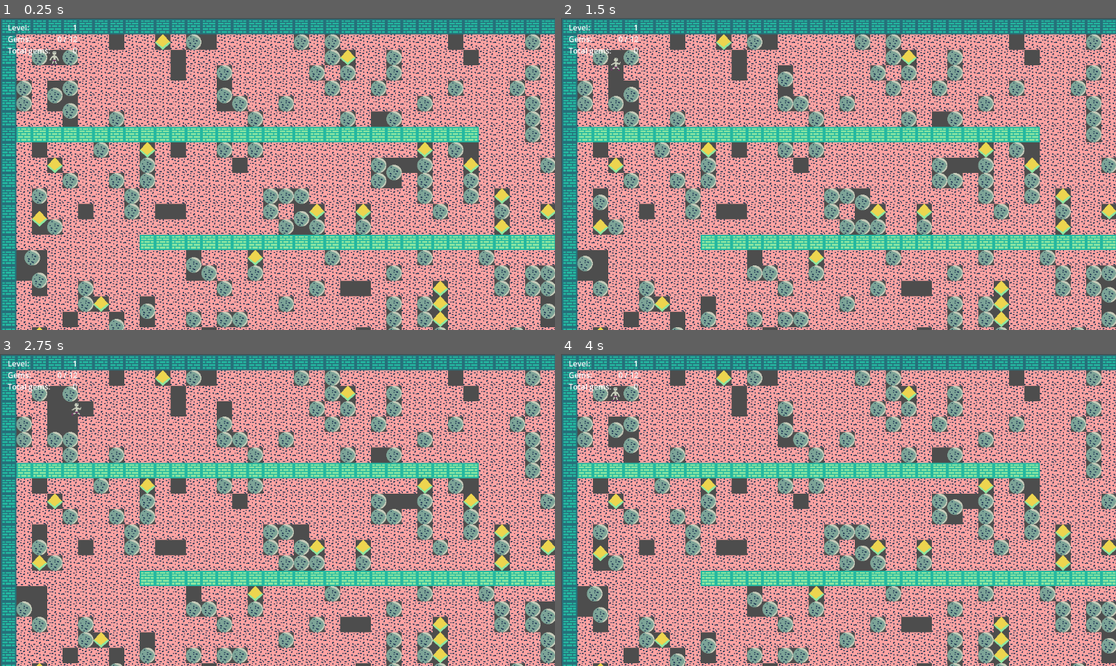
Above: before the commit, frames 1-4 (two rows, left to right).
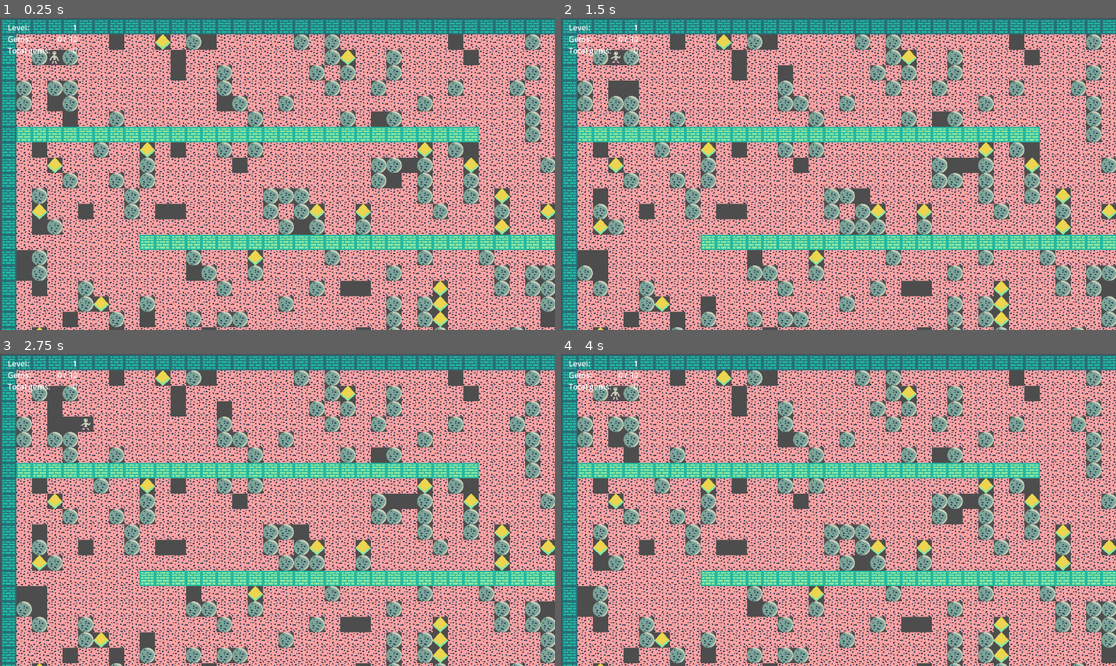
Above: after the commit, the same moments.

Repository: Datoh/OneCloneAMonth-2024-01-Boulder-Dash
Game: Godot game, scene res://scenes/levels/level_1.tscn
Same seed, same stepped clock (60 frames per second), same inputs: the game is played once before the commit and once after it.
Inputs:
- Up to frame 1 (0.25 s): no input
- Up to frame 2 (1.5 s): tap Enter (ui_accept) at 0.5, 0.77 s; hold Right (ui_right) 0.53-1.28 s; hold Down (ui_down) from 1.28 s (still down)
- Up to frame 3 (2.75 s): tap Enter (ui_accept) at 1.52 s; release Down (ui_down) at 2.03 s; hold Right (ui_right) from 2.03 s (still down)
- Up to frame 4 (4 s): release Right (ui_right) at 2.78 s; hold Up (ui_up) 2.78-3.53 s; tap Enter (ui_accept) at 3.02, 3.77 s; hold Left (ui_left) from 3.53 s (still down)

The runs differ from the first frame. In frame 1, 1.7% of the frame differs, in the area x 4-100%, y 20-100%; in frame 2, 1.2%; in frame 3, 0.6%; in frame 4, 1.5%.

Commit message:
Fix move and fall

Diff:
--- a/scenes/fall_component.gd
+++ b/scenes/fall_component.gd
@@ -7,6 +7,7 @@
 
 @export var _move_component: MoveComponent = null
 
+@onready var ray_cast_2d = $RayCast2D
 @onready var ray_cast_2d_dirt_gem = $RayCast2DDirtGem
 @onready var ray_cast_2d_no_player = $RayCast2DNoPlayer
 @onready var ray_cast_2d_no_player_no_dirt = $RayCast2DNoPlayerNoDirt
@@ -43,9 +44,9 @@
   ray_cast_2d_no_player_no_dirt.force_raycast_update()
   if not ray_cast_2d_no_player_no_dirt.is_colliding():
     return false
-  ray_cast_2d_no_player.target_position = offset
-  ray_cast_2d_no_player.force_raycast_update()
-  if ray_cast_2d_no_player.is_colliding():
+  ray_cast_2d.target_position = offset
+  ray_cast_2d.force_raycast_update()
+  if ray_cast_2d.is_colliding():
     return false
   ray_cast_2d_no_player.position = offset
   ray_cast_2d_no_player.target_position = DIRECTION_DOWN
--- a/scenes/fall_component.tscn
+++ b/scenes/fall_component.tscn
@@ -4,6 +4,13 @@
 
 [node name="FallComponent" type="Node2D" groups=["can_fall"]]
 script = ExtResource("1_7ckbp")
+
+[node name="RayCast2D" type="RayCast2D" parent="."]
+enabled = false
+target_position = Vector2(0, 32)
+collision_mask = 31
+collide_with_areas = true
+collide_with_bodies = false
 
 [node name="RayCast2DDirtGem" type="RayCast2D" parent="."]
 enabled = false
--- a/scenes/level.gd
+++ b/scenes/level.gd
@@ -30,11 +30,10 @@
   _player.moved.connect(_on_player_moved)
   for move_component in get_tree().get_nodes_in_group("can_move"):
     (move_component as MoveComponent).moved.connect(_on_moved)
-  for fall_component in get_tree().get_nodes_in_group("can_fall"):
-    (fall_component as FallComponent).update()
   for monster in get_tree().get_nodes_in_group("monster"):
     monster.player = _player
     monster.area_entered.connect(_on_monster_area_entered)
+  _update_fall()
   _set_camera_limits()
   _open_exit()
 
@@ -116,6 +115,11 @@
 
 
 func _on_moved(_node: Node2D):
+  _update_fall()
+
+
+func _update_fall():
+  await get_tree().physics_frame
   for fall_component in get_tree().get_nodes_in_group("can_fall"):
     (fall_component as FallComponent).update()
 
@@ -125,8 +129,7 @@
   if not player_alive:
     _end_level()
   if player_alive:
-    for fall_component in get_tree().get_nodes_in_group("can_fall"):
-      (fall_component as FallComponent).update()
+    _update_fall()
 
 
 func _end_level():
--- a/scenes/move_component.gd
+++ b/scenes/move_component.gd
@@ -3,13 +3,10 @@
 
 @export var node: Node2D = null
 
-const _TIME_MOVE = 0.5
-
 var can_move := true
 
 var _move_from := Vector2()
 var _move_to := Vector2()
-var _move_timestamp = 0.0
 
 signal move_to(direction: Vector2)
 signal moved(node: Node2D)
@@ -28,19 +25,6 @@
   _move_to = node.position
 
 
-func _physics_process(delta: float):
-  if not can_move:
-    return
-
-  var was_moved := moving()
-  if was_moved:
-    _move_timestamp += delta * (1.0 / _TIME_MOVE)
-    node.position = _move_from.lerp(_move_to, min(_move_timestamp, 1.0))
-
-  if was_moved and not moving():
-    moved.emit(node)
-
-
 func moving() -> bool:
   return node.position != _move_to
 
@@ -48,5 +32,10 @@
 func move(offset: Vector2):
   _move_from = node.position
   _move_to = node.position + offset
-  _move_timestamp = 0
   move_to.emit(offset)
+  %Timer.start()
+
+
+func _on_timer_timeout():
+  node.position = _move_to
+  moved.emit(node)
--- a/scenes/move_component.tscn
+++ b/scenes/move_component.tscn
@@ -4,3 +4,10 @@
 
 [node name="MoveComponent" type="Node2D" groups=["move_component"]]
 script = ExtResource("1_2xmoj")
+
+[node name="Timer" type="Timer" parent="."]
+unique_name_in_owner = true
+wait_time = 0.25
+one_shot = true
+
+[connection signal="timeout" from="Timer" to="." method="_on_timer_timeout"]
